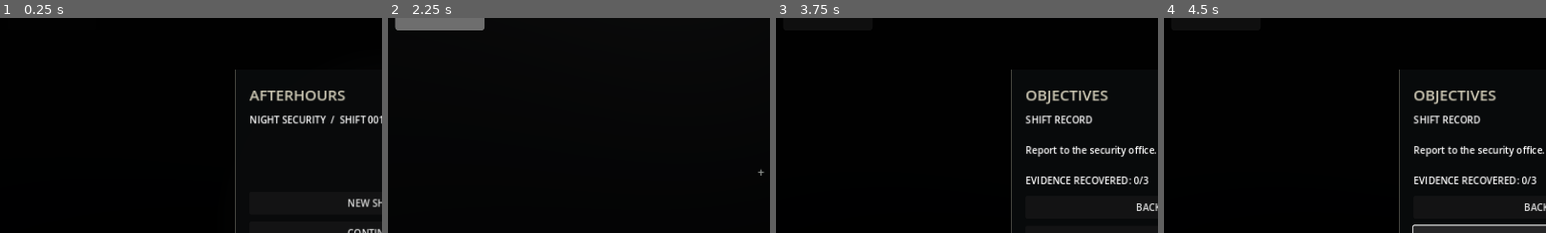
Above: before the commit, frames 1-4 (left to right).
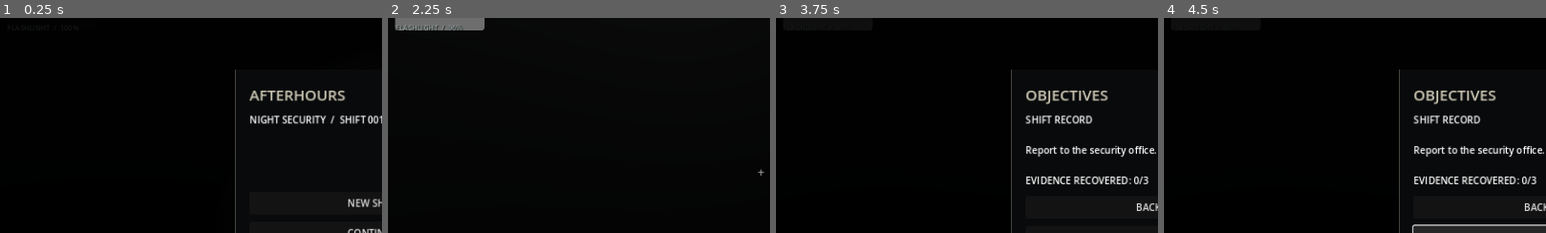
Above: after the commit, the same moments.

Repository: dontcare-dev/AFTER-HOURS
Game: Godot game, scene res://scenes/main.tscn
Same seed, same stepped clock (60 frames per second), same inputs: the game is played once before the commit and once after it.
Inputs (mouse positions are % of the whole screen's width and height, from its top left):
- Up to frame 1 (0.25 s): no input
- Up to frame 2 (2.25 s): click "NEW SHIFT" at 0.5 s; tap Enter (objectives) at 1.25 s; move the mouse to (55, 50) at 1.27 s; hold W (move_forward) 1.28-2 s; hold F (flashlight) 1.28-2 s; tap E (interact) at 1.55 s; click "BACK" at 2 s
- Up to frame 3 (3.75 s): tap Space at 2.75 s; move the mouse to (45, 50) at 2.77 s; hold W (move_forward) from 2.78 s (still down); tap E (interact) at 2.85 s; tap F (flashlight) at 3.05 s; tap Enter (objectives) at 3.5 s; move the mouse to (52, 48) at 3.52 s; hold Ctrl (crouch) from 3.53 s (still down)
- Up to frame 4 (4.5 s): tap E (interact) at 3.8 s; release W (move_forward) at 4.25 s; release Ctrl (crouch) at 4.25 s; click "SAVE GAME" at 4.25 s
The pictures show only the part of the screen within x 1-51%, y 14-64%; the shares and areas given below are measured in that part.

The runs differ from the first frame. In frame 2, 0.1% of the frame differs, in the area x 2-20%, y 3-6%; in frame 3, less than 0.1%; in frame 4, less than 0.1%.
Error in both runs: Invalid access to property or key 'shape' on a base object of type 'null instance'. (res://scripts/player.gd:61)

Commit message:
Add flashlight battery HUD

Diff:
--- a/scripts/game.gd
+++ b/scripts/game.gd
@@ -23,6 +23,7 @@
 var prompt_label: Label
 var objective_label: Label
 var stamina_bar: ProgressBar
+var battery_label: Label
 var message_label: Label
 var overlay: ColorRect
 var panel: PanelContainer
@@ -285,6 +286,7 @@
 	stamina_bar.max_value = 100
 	stamina_bar.show_percentage = false
 	ui.add_child(stamina_bar)
+	battery_label = make_label(ui, "FLASHLIGHT  /  100%", Vector2(28, 111), 12, Color(0.62, 0.68, 0.67))
 	message_label = make_label(ui, "", Vector2(0, 110), 18, Color(0.86, 0.84, 0.76))
 	message_label.set_anchors_and_offsets_preset(Control.PRESET_CENTER_TOP)
 	message_label.size = Vector2(700, 40)
@@ -465,6 +467,7 @@
 
 func update_hud():
 	stamina_bar.value = player.stamina
+	battery_label.text = "FLASHLIGHT  /  %d%%" % int(player.flashlight_battery)
 	var hit = player.ray.get_collider() if player.ray.is_colliding() else null
 	if hit is Area3D and hit.has_method("activate"):
 		prompt_label.text = "[ E ]  " + hit.display_name
